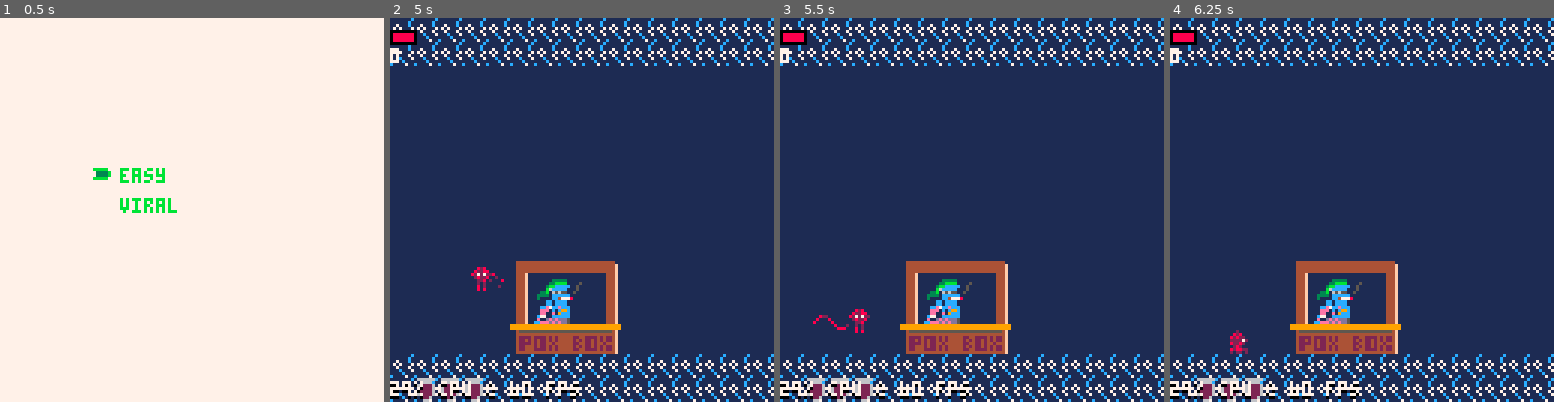
Above: before the commit, frames 1-4 (left to right).
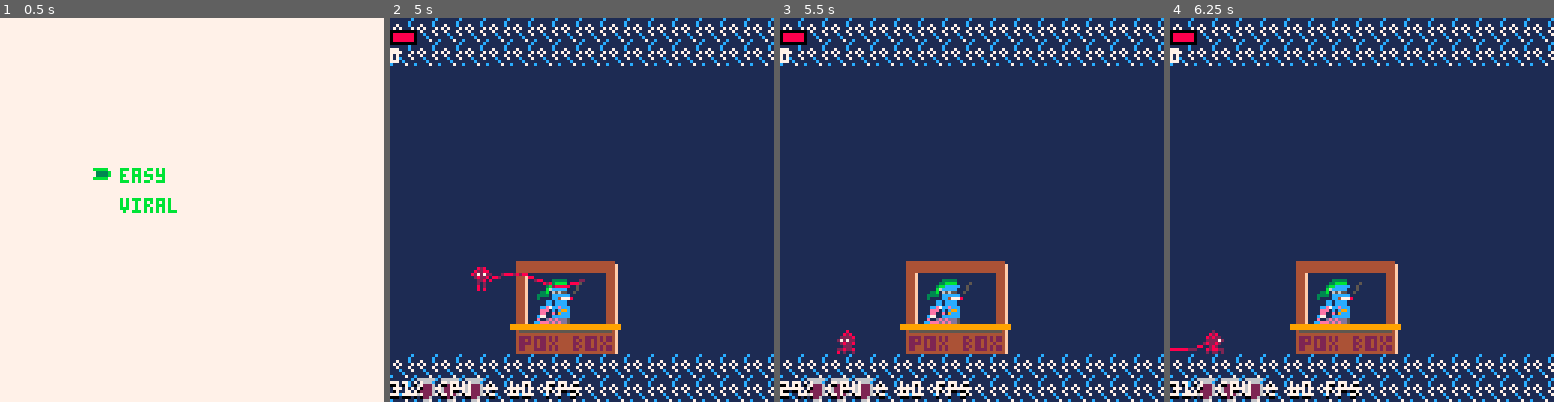
Above: after the commit, the same moments.

Repository: Von-dy/Game_Design_Final_Project
Game: PICO-8 cartridge boxes.p8
Two runs of this game, one before a commit and one after it. Both use one fixed random seed, a clock stepped at 60 frames per second and the inputs below.
Inputs:
- Up to frame 1 (0.5 s): tap X (X key) at 0.33 s
- Up to frame 2 (5 s): tap O (Z key) at 0.7, 1.7, 2.1, 2.5, 2.9, 3.3, 3.7, 4.1, 4.5, 4.9 s; tap X (X key) at 1.07, 1.85, 2.97, 4.08 s; hold Right 1.6-2.1 s; hold Up 2.15-2.42 s; hold Right 2.47-3.03 s; hold Left 3.08-3.58 s; hold Down 3.63-3.97 s; hold Right 4.02-4.68 s; hold Up from 4.73 s (still down)
- Up to frame 3 (5.5 s): release Up at 5.03 s; hold Left from 5.08 s (still down); tap X (X key) at 5.2 s; tap O (Z key) at 5.3 s
- Up to frame 4 (6.25 s): release Left at 5.68 s; tap O (Z key) at 5.7, 6.1 s; hold Down 5.73-6.03 s; hold Right from 6.08 s (still down)

Frame 1 is identical in both runs. In frame 2, 0.3% of the frame differs, in the area x 0-51%, y 66-100%; in frame 3, 0.4%; in frame 4, 0.6%, in the area x 0-21%, y 81-100%.

Commit message:
updated bullets and attacks

Diff:
--- a/boxes.p8
+++ b/boxes.p8
@@ -311,7 +311,10 @@
 -----------------------------
 boss_hit_boxes={
  { --heart
-
+  {88,17,96,64},
+  {112,17,120,64},
+  {88,64,96,111},
+  {112,64,120,111}
  },
  { --stomach
   {88, 48, 120, 96}
@@ -328,7 +331,17 @@
   {96, 79, 112, 111} -- next_boss
  }
 }
-
+------------------------------
+-- boss health boxes
+------------------------------
+boss_health_boxes={
+ {20,20,20,20}, --heart
+ {70}, --stomach
+ {80,80,80}, --lungs
+ { --brain
+ },
+ {0,0}--overworld
+}
 ------------------------------
 -- boss hurt boxes
 ------------------------------
@@ -387,19 +400,10 @@
 boss_anim_sprites={
  {192,192,208,208,128}, --heart
  {132,241,241}, --stomach
- {136,138,224}, --lungs
+ {138,224,136}, --lungs
  {140}, --brain
  {204} --overworld
 }
-
-boss_anim_size_vecs={
- {v(8,8), v(8,8), v(8,8), v(8,8), v(32,32)},
- {v(32,32), v(8,8), v(8,8)},
- {v(16, 32), v(16, 32), v(8,8)},
- {v(32, 32)},
- {v(32,32)}
-}
-
 
 -----------------------------
 -- boss face_points
@@ -458,7 +462,7 @@
  debug=false
  lbx,lby,mode=0,0,0
  --state: 0=overworld, 1=boss, 2=transition, 3=gameover, 4=menu
- game={ready_count=0,frame_counter=0, state=4, next_boss=5, b_remaining={1,2,3}, difficulty=1, menu=0, menuchoice=0, scores={}}
+ game={ready_count=0,frame_counter=0, state=4, next_boss=5, b_remaining={2}, difficulty=1, menu=0, menuchoice=0, scores={}}
  quotes={"a virus is a small infectious agent that replicates only inside the living cells of other organisms. viruses  …(3169 unchanged characters)…
  players={}
  game.update=curr_game:update_game(game.state)
@@ -494,7 +498,7 @@
   p.hit_box=make_box(0,104,6,111)
  end
  local n=game.next_boss
- boss={id=n, hp=200,hit_cooldown=0,state=0,hit_boxes={}, col_boxes={}, hurt_boxes={}, bullets={}, anim_boxes={}, attacks={},spawn=time(),d=0}
+ boss={id=n, attack_counter=1,counter=0, health_boxes={},hp=200,hit_cooldown=0,state=0,hit_boxes={}, col_boxes={}, hurt_boxes={}, bullets={}, anim_boxes={}, attacks={},spawn=time(),d=0}
  -- n=1 for heart
  -- n=2 for stomach
  -- n=3 for lungs
@@ -511,15 +515,9 @@
  --4. init anim boxes
  init_boss_boxes(boss.anim_boxes, boss_anim_boxes[n])
  --3. init hp
- if n==1 then
-  boss.valves={}
-  for i=0,3 do
-   make_valve(i)
-  end
- boss.hp=80
- elseif n==2 then boss.hp=70 boss.wave={}
- elseif n==3 then boss.hp=100 end
- boss.max_hp=boss.hp
+ init_boss_health(boss.health_boxes,boss_health_boxes[n])
+ boss.max_hp=80
+ if n==2 then boss.max_hp=70 end
 
  --4. game_state and overworld check
  if n==5 then game.state=0
@@ -533,7 +531,7 @@
  boss = curr_boss:new(boss)
  boss.funcs=init_boss_functions(n)
  --6 init boss attacks
- init_boss_attacks(n)
+ boss.attacks=init_boss_attacks(n)
 
  --7 set map area
  init_area(n)
@@ -546,9 +544,17 @@
  return { -- controls functions boss has access to
   curr_boss:platform_movement(n),
   curr_boss:boss_logic(n),
+  curr_boss:update_health(),
   curr_boss:update_bullets(),
   curr_boss:death_condition(n)
  }
+end
+
+function init_boss_health(to_table,from_table)
+ for i=1,#from_table do
+  local cur_box=from_table[i]
+  add(to_table, cur_box)
+ end
 end
 
 function init_boss_boxes(to_table, from_table)
@@ -561,22 +567,14 @@
 function init_boss_attacks(id)
  --heart
  if id==1 then
-  make_attack(clot_attack,10,5)
-  make_attack(vb,10,10,6,7)
-  make_attack(valve_burst,10,10)
-  make_attack(mini_heart,10,10)
-
+  return {clot_attack,vb,valve_burst,mini_heart}
  --stomach
  elseif id==2 then
-  make_attack(spawn_food,8,4)
-  make_attack(wave,10,10)
-  make_attack(spawn_enzyme,12,8)
+  return {spawn_food,wave,spawn_enzyme}
  --lungs
  elseif id==3 then
-  make_attack(spawn_debris,3,2)
-  make_attack(change_direction,10,10)
-  make_attack(safespace,999,30,0,24)
-  make_attack(hurt_space,999,30)
+  return {spawn_debris,change_direction,safespace,hurt_space}
+ else return {}
  end
 end
 
@@ -614,7 +612,7 @@
 
 function draw_transition()
  print_quote(random_quote,30,0,1,9)
- print("press x to continue",48,120,7)
+ print("press z to continue",48,120,7)
 end
 -----------------------------
 -- menu functions
@@ -666,20 +664,25 @@
 	if boss.hit_cooldown>0 then boss.hit_cooldown-=1 end
  local s=boss.state
  for f in all(boss.funcs) do f() end
-
  --if boss is active, do attacks
- if s>0 then
-  for a in all(boss.attacks) do
-   local timer=(time()-boss.spawn)%60
-   if s==1 then
-   	if timer%a.t1==a.t2 then a.fun() end
-   elseif s==2 then
-    if timer%a.t3==a.t4 then a.fun() end
-   end
-  end
- end
+ boss.counter+=1
+ if boss.counter>240 then boss.counter=0 boss.attack_counter+=1 end
+ if s>0 and boss.counter==0 and boss.id!=5 then --do attacks here
+  boss.attacks[boss.attack_counter]()
+ end
+ if boss.attack_counter==#boss.attacks then boss.attack_counter=0 end
  --if change in boss state
  if s~=boss.state then music_player(boss.id,boss.state) end
+end
+
+function curr_boss:update_health()
+ return function()
+	 local count=0
+	 for i=1,#(boss.health_boxes) do
+	  count+=boss.health_boxes[i]
+	 end
+	 if boss.id~=3 then boss.hp=count else boss.hp=count/3 end
+ end
 end
 
 function curr_boss:platform_movement(id)
@@ -726,14 +729,15 @@
 	if id==1 then
 	 return function()
 	  local count=0
-	  for v in all(boss.valves) do
-	   count+=v.hp
-	   if v.hp<=20 then s=1 end
-	   if v.hp<=0 then del(boss.valves,v) end
+	  s=0
+	  for i=1,#boss.health_boxes do
+	   local v=boss.health_boxes[i]
+	   count+=1
+	   if v<20 then s=1 end
+	   if v==0 then count-=1 end
 	  end
-	  if count==80 then s=0 end
-	  boss.hp=count
-	  if #boss.valves<3 then s=2 end
+	  --check valves
+	  if count<3 then s=2 end
 	  boss.state=s
 	 end
 	--stomach
@@ -743,13 +747,15 @@
 			if hpcheck(69) then s=1 end
 			if hpcheck(40) then s=2 end
 			--wave movement
-			if boss.wave.hbox then
-			 local w=boss.wave.hbox
-			 local timer=time()-boss.wave.spawn_time
-			 if timer<=2 then w=w:extend(3,.6) end
-			 if timer>2 then w=w:extend(3,-.3) end
-			 if timer>5 then boss.wave={}
-			 else boss.wave.hbox=w
+			if boss.wave then
+			 if boss.wave.hbox then
+				 local w=boss.wave.hbox
+				 local timer=time()-boss.wave.spawn_time
+				 if timer<=2 then w=w:extend(3,.6) end
+				 if timer>2 then w=w:extend(3,-.3) end
+				 if timer>5 then boss.wave={}
+				 else boss.wave.hbox=w
+				 end
 			 end
 			end
 		 boss.state=s
@@ -860,49 +866,19 @@
  if boss.hp<=n then return true end
 end
 
-function make_valve(i)
- local x1=88
- local x2=96
- local y1=17
- local y2=64
- if i==1 then
-  x1,x2=112,120
- end
- if i==2 then
-  y1,y2=64,111
- end
- if i==3 then
-  x1,y1,x2,y2=112,64,120,111
- end
- local v={
-  hbox=make_box(x1,y1,x2,y2),
-  hp=20
- }
- add(boss.valves,v)
-end
-
 ------------------------------
 -- attack functions
 ------------------------------
-function make_attack(fun,t1,t3,t2,t4)
- local a={
-  fun=fun,
-  t1=t1,
-  t2=t2 or 0,
-  t3=t3,
-  t4=t4 or 0
- }
- add(boss.attacks,a)
-end
 
 --make a bullet given a startx, starty, length(dx), height(dy), and type(d)
-function make_bullet(t,sx,sy,dx,dy)
- local dx=dx or sx+2
- local dy=dy or sy+2
+function make_bullet(t,sx,sy,dx,dy,sprite)
+ local dx=dx or sx+6
+ local dy=dy or sy+6
  local b={
   hbox=make_box(sx,sy,dx,dy),
   t=t,
-  spd=1
+  spd=1,
+  sprite=sprite or 48
  }
  return b
 end
@@ -926,7 +902,7 @@
  local i=flr(rnd(2))+20
  local x=112
  local y=16
- local e=make_bullet(i,x,y)
+ local e=make_bullet(i,x,y,x+6,y+6,179+i)
  e.spawn=time()
  e.state=0
  add(boss.bullets,e)
@@ -939,9 +915,9 @@
  local x=32
  local y=120
  if side==1 then x=80 end
- local w=make_box(x,y,x+8,y+1)
- boss.wave.hbox=w
- boss.wave.spawn_time=time()
+ local w={hbox=make_box(x,y,x+8,y+1),
+ spawn_time=time()}
+ boss.wave=w
 end
 
 --lung attacks
@@ -999,22 +975,25 @@
   local y=10
   if side==1 then x+=64 end
   local t=rnd(5)
-  if t<=3.5 then add(boss.bullets,make_bullet(3,x,y)) end
+  if t<3 then add(boss.bullets,make_bullet(3,x,y)) end
  end
 end
 
 --determines what random valve
 --bursts
 function vb()
- local selector=flr(rnd(#boss.valves))+1
- boss.av=boss.valves[selector]
+ local selector=flr(rnd(#boss.hit_boxes))+1
+ while boss.health_boxes[selector]==0 do
+  selector=flr(rnd(#boss.hit_boxes))+1
+ end
+ boss.av=boss.hit_boxes[selector]
 end
 
 --shoot a burst of bullets out
 --of the active valve
 function valve_burst()
  if boss.av then
-	 local v=boss.av.hbox
+	 local v=boss.av
 	 --make 8 bullets, 4 diagonals 4 straight
 	 for i=0,7 do
    local b=make_bullet(i,v.xl,v.yt)
@@ -1031,7 +1010,7 @@
 function mini_heart()
  for i=0,4 do
   local y=flr(rnd(104))+8
-  add(boss.bullets,make_bullet(10,125,y))
+  add(boss.bullets,make_bullet(10,120,y,126,y+6,23))
  end
 end
 
@@ -1175,8 +1154,22 @@
  --2. collision checks
  --check for hit, cycle through boss hit boxes, make each box a table to re-use the box_collide function
  local damage=1 --suggested stat
- for b in all(boss.hit_boxes) do if box_collide(p_ab, {b}) and p_as==1 and boss.hit_cooldown==0 then boss.hp-=damage p.dodge_meter+=25 p_as=2 boss.hit_cooldown=30 end end
- for v in all(boss.valves) do if box_collide(p_ab, {v.hbox}) and p_as==1 and boss.hit_cooldown==0 then v.hp-=damage p.dodge_meter+=25 p_as=2 boss.hit_cooldown=30 end end
+ for i=1,#boss.hit_boxes do
+  b=boss.hit_boxes[i]
+  if box_collide(p_ab,{b}) and p_as==1 and boss.hit_cooldown==0 and boss.health_boxes[i]>0 then
+   if boss.id==3 then
+    for j=1,#boss.health_boxes do
+     boss.health_boxes[j]-=damage
+    end
+   else
+    boss.health_boxes[i]-=damage
+   end
+   p.dodge_meter+=25
+   p_as=2
+   boss.hit_cooldown=30
+  end
+ end
+
  local dodge_meter_max=100 --suggested stat
  if p.dodge_meter>=dodge_meter_max then p.dodge_meter=dodge_meter_max end
  --3. hitbox movement
@@ -1332,9 +1325,13 @@
 	 else
    draw_hud()
    draw_boss(boss.id)
+   draw_bullets()
    draw_platforms(boss.id)
    draw_players()
 	  show_performance()
+   if boss.id==2 and boss.wave and boss.wave.hbox then
+	   draw_box(14,boss.wave.hbox)
+	  end
   end
  elseif game.state==2 then
   draw_transition()
@@ -1342,6 +1339,12 @@
   draw_gameover()
  elseif game.state==4 then
   draw_menu()
+ end
+end
+
+function draw_bullets()
+ for b in all(boss.bullets) do
+  spr(b.sprite,b.hbox.xl,b.hbox.yt)
  end
 end
 
@@ -1469,9 +1472,14 @@
 
 function draw_boss(id)
  for i=1, #boss.anim_boxes do
-  local size_vec=boss_anim_size_vecs[id][i]
+  local size_vec=0
   local spr_vec=get_spr_pixels(boss_anim_sprites[id][i])
   local b=boss.anim_boxes[i]
+  if i==#boss.anim_boxes and id!=3 then size_vec=v(32,32)
+  elseif boss.id==3 and i>=1 then size_vec=v(16,32)
+  else
+   size_vec=v(8,8)
+  end
   spr_vec_to_box(b, spr_vec, size_vec)
   if id!=5 then
    draw_eyes(boss.state, boss_eye_points[id])
